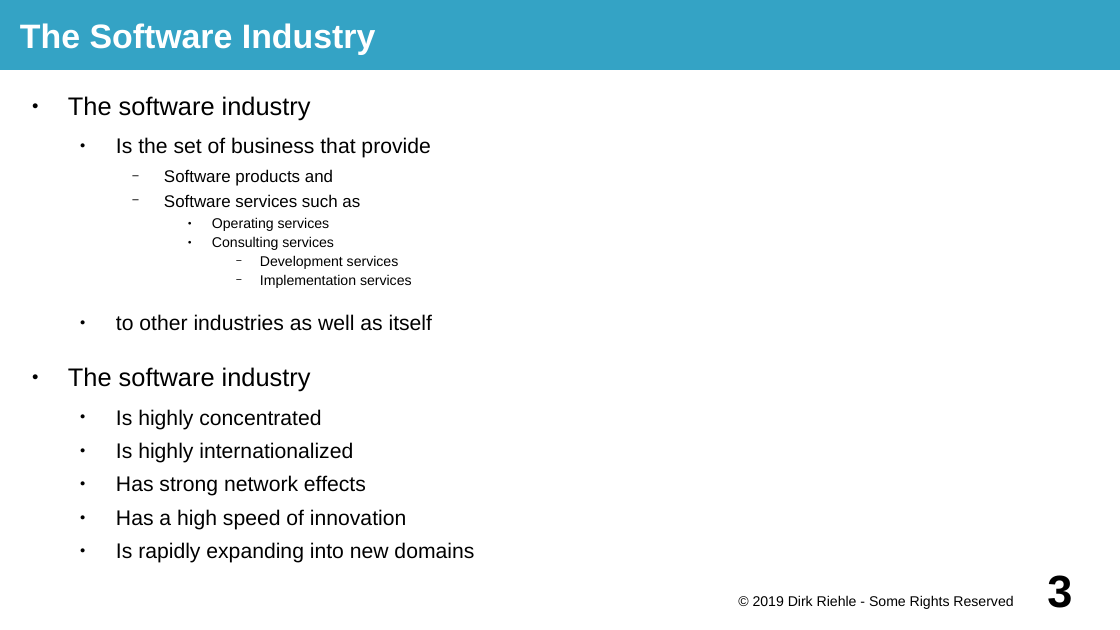
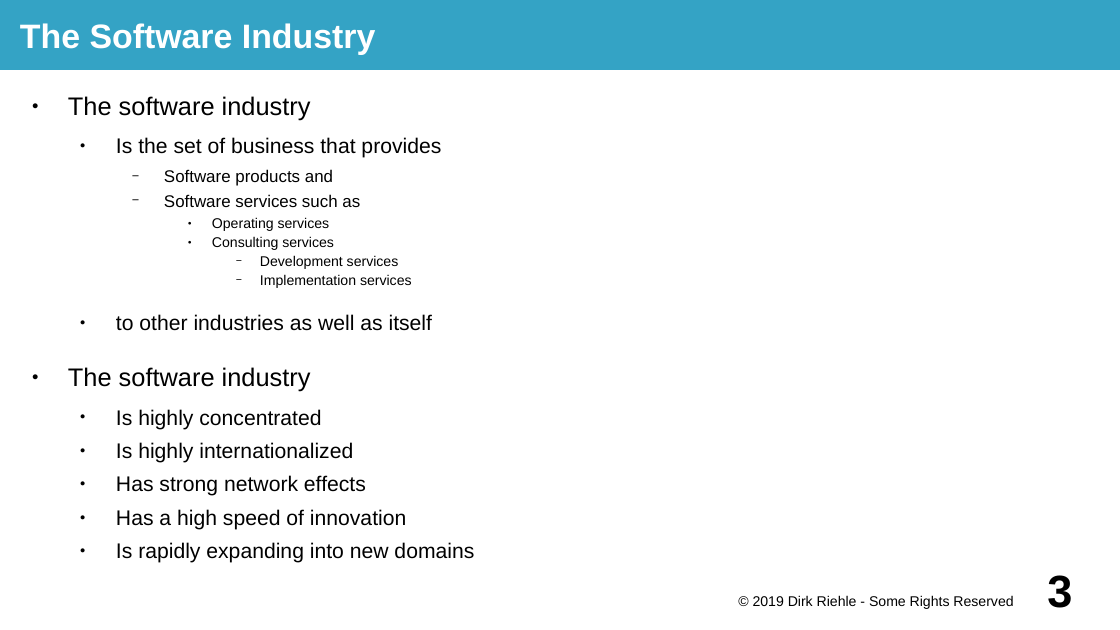
Before and after one commit to dirkriehle/prod-course, a slide deck: slide 3 of Lecture slides/PROD B03 - The Software Industry.odp. Drawn at 1120x630 pixels with LibreOffice and Linux fonts; fonts in the diff are those of the drawing. Boxes give left, top, right and bottom in pixels: in the first picture for what was removed or moved away, otherwise in the second. Text is boxed around its words. In the diff, an @@ line names an element or a change of style, - is before the commit and + after.

```diff
--- a/Lecture slides/PROD B03 - The Software Industry.odp
+++ b/Lecture slides/PROD B03 - The Software Industry.odp
@@ text at [116, 137, 441, 158]: text changed @@
-  ● Is the set of business that provide
+  ● Is the set of business that provides
```
Also in this commit, not shown: 1 other slide changed, 1 other file.
